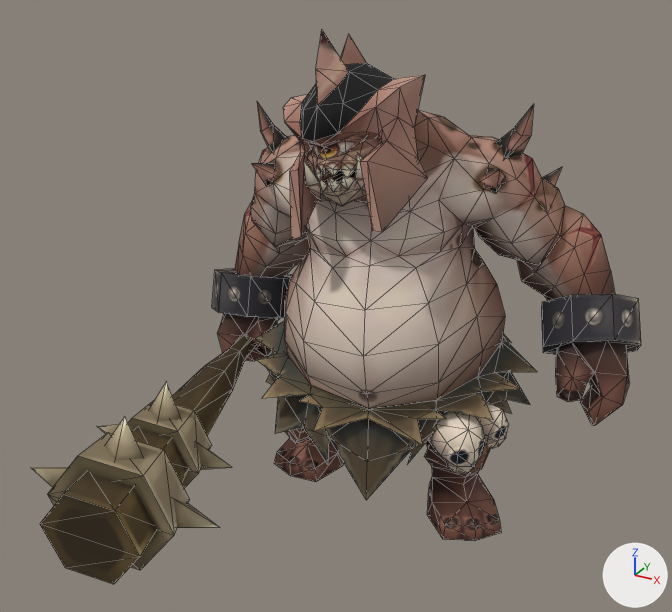
The OBJ model Resource/Boss02/Animation/Idle/Idle (55).obj: old version first, new version second.
One viewpoint serves both versions: a 50 mm lens placed at (193.0, -412.0, 312.0), pointed at (-7.0, -48.0, 131.0). Every picture has the same lights, and +X, +Y and +Z are marked at lower right. Mesh edges are drawn as thin lines. Where no turn or scale is listed for an object, it has been applied to the vertices. Vertices at the same position are counted once.

The older version as bpy lines, for what is in view:
```python
me_cyclops01_w = bpy.data.meshes.new('Cyclops01_W')
me_cyclops01_w.from_pydata(...)  # 124 vertices, 156 faces; spans x -117.0..-19.0, y -179.0..63.0, z 10.0..104.0
me_cyclops01_w.materials.append(mat_material__26)  # picture img_texture_w_png
me_cyclops03 = bpy.data.meshes.new('Cyclops03')
me_cyclops03.from_pydata(...)  # 738 vertices, 1324 faces; spans x -131.0..123.0, y -64.0..84.0, z 0.0..258.0
me_cyclops03.materials.append(mat_material__25)  # picture img_texture_png
# before: 399 (-94.0, 2.0, 86.0) at pixel (247, 316), 401 (-114.0, 1.0, 85.0) at pixel (218, 312), 415 (-101.0, 1.0, 64.0), 416 (-108.0, -4.0, 58.0), 417 (-114.0, -1.0, 72.0) at pixel (217, 333)
# before: 418 (-97.0, 3.0, 72.0) at pixel (244, 335), 419 (-110.0, 5.0, 85.0), 421 (-88.0, 5.0, 83.0) at pixel (257, 321), 425 (-83.0, 2.0, 73.0), 426 (-90.0, 1.0, 58.0) at pixel (254, 361)
# before: 427 (-94.0, 2.0, 64.0), 428 (-93.0, 4.0, 67.0), 430 (-85.0, 8.0, 59.0) at pixel (267, 357), 431 (-93.0, 9.0, 62.0) at pixel (255, 349)
ob_cyclops01_w = bpy.data.objects.new('Cyclops01_W', me_cyclops01_w)
ob_cyclops01_w.location = (0.0, 0.0, 0.0)
ob_cyclops03 = bpy.data.objects.new('Cyclops03', me_cyclops03)
ob_cyclops03.location = (0.0, 0.0, 0.0)
```
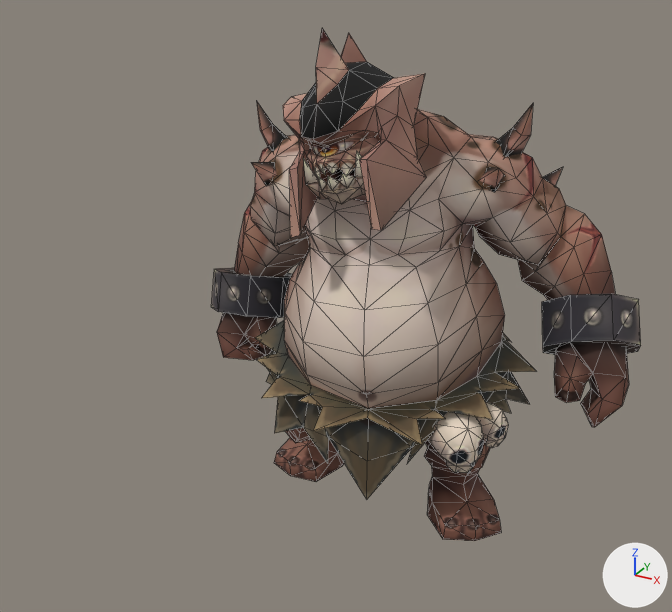
Pixel boxes [x1, y1, x2, y2] of what changed, in the pictures (672 x 612 px; the box of a moved part takes in the faces that stretch with it):
'Cyclops03', reshaped
    before: [212, 30, 641, 541]
    after: [211, 28, 641, 541]
'Cyclops01_W', deleted (brown)
    before: [32, 318, 280, 584]
part 1 of me_cyclops03, moved or reshaped
    both: [542, 294, 641, 355]
part 2 of me_cyclops03, moved or reshaped
    before: [542, 167, 562, 186]
    after: [542, 167, 563, 186]
part 3 of me_cyclops03, rebuilt
    before: [555, 342, 629, 426]
    after: [554, 342, 629, 427]
part 4 of me_cyclops03, moved or reshaped
    before: [439, 104, 615, 300]
    after: [438, 103, 615, 300]
part 5 of me_cyclops03, moved or reshaped
    before: [212, 270, 280, 361]
    after: [211, 269, 280, 360]

Patch to the scene script:
```diff
--- a/Resource/Boss02/Animation/Idle/Idle (55).obj.py
+++ b/Resource/Boss02/Animation/Idle/Idle (55).obj.py
@@ me_cyclops03 @@
 # used by ob_cyclops03; location = (0.0, 0.0, 0.0)
 # verts and faces of me_cyclops03; kept vertices keep their numbers, new ones are numbered from 738
-me_cyclops03.from_pydata(...)  # 738 vertices, 1324 faces; spans x -131.0..123.0, y -64.0..84.0, z 0.0..258.0
+me_cyclops03.from_pydata(...)  # 738 vertices, 1324 faces; spans x -131.0..124.0, y -64.0..83.0, z 0.0..259.0
+# me_cyclops03 part 1: the loose piece of 16 vertices spanning x 67.0..123.0, y 16.0..74.0, z 80.0..129.0 is moved by (0.0, -2.0, 1.0)
+# me_cyclops03 part 2: the loose piece of 5 vertices spanning x 54.0..66.0, y 55.0..68.0, z 166.0..182.0 is moved by (1.0, -1.0, 0.0)
+# me_cyclops03 part 3: the loose piece of 29 vertices spanning x 82.0..122.0, y 5.0..60.0, z 58.0..108.0 is rebuilt with 29 vertices and now spans x 83.0..122.0, y 4.0..59.0, z 59.0..109.0
+# me_cyclops03 part 4
+# 4 vertices are removed from x 43.0..55.0, y 24.0..41.0, z 193.0..206.0
+# 12 faces are deleted
+# 9 vertices in x 55.0..78.0, y 19.0..61.0, z 109.0..179.0 move by (0.0, -1.0, 1.0)
+# 5 vertices in x 46.0..91.0, y 57.0..84.0, z 141.0..175.0 move by (1.0, -1.0, 0.0)
+# 5 vertices in x 64.0..84.0, y 27.0..49.0, z 116.0..167.0 move by (0.0, -1.0, 0.0)
+# 3 vertices in x 89.0..100.0, y 32.0..59.0, z 118.0..132.0 move by (0.0, -2.0, 1.0)
+# 17 vertices move from x 24.0..107.0, y 1.0..82.0, z 100.0..195.0 to x 25.0..107.0, y 0.0..81.0, z 101.0..196.0
+# 4 vertices are added at (54.0, 30.0, 205.0), (48.0, 24.0, 194.0), (43.0, 41.0, 196.0), (51.0, 40.0, 207.0)
+# 12 new faces join them
+# me_cyclops03 part 5
+for i in [399, 401, 426]: verts[i] += (0.0, 0.0, 0.0)
+for i in [415, 416, 417, 421, 425, 430, 431]: verts[i] += (-1.0, 0.0, 0.0)
+verts[418] = (-98.0, 3.0, 73.0)  # moved, pixel (244, 334)
+verts[428] = (-94.0, 4.0, 68.0)  # moved, pixel (250, 343)
+verts[419] = (-111.0, 6.0, 85.0)  # moved
+verts[427] = (-95.0, 3.0, 64.0)  # moved, pixel (247, 349)
 me_cyclops03.materials.append(mat_material__25)
@@ ob_cyclops01_w @@
-ob_cyclops01_w = bpy.data.objects.new('Cyclops01_W', me_cyclops01_w)
-ob_cyclops01_w.location = (0.0, 0.0, 0.0)
```
